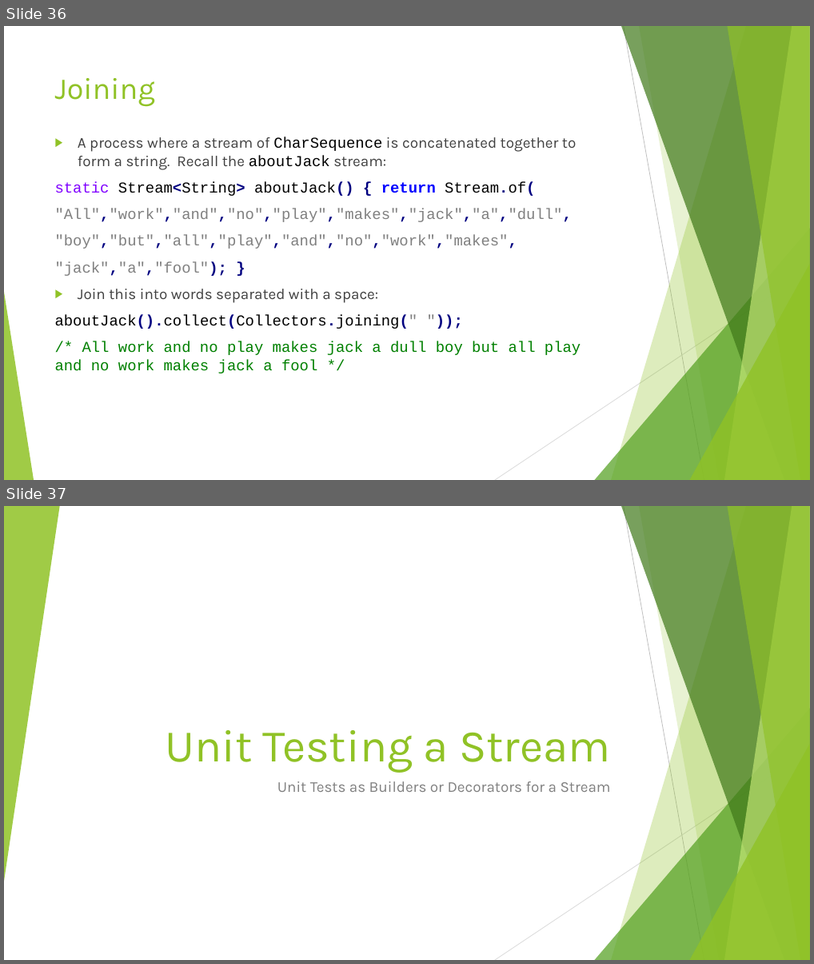
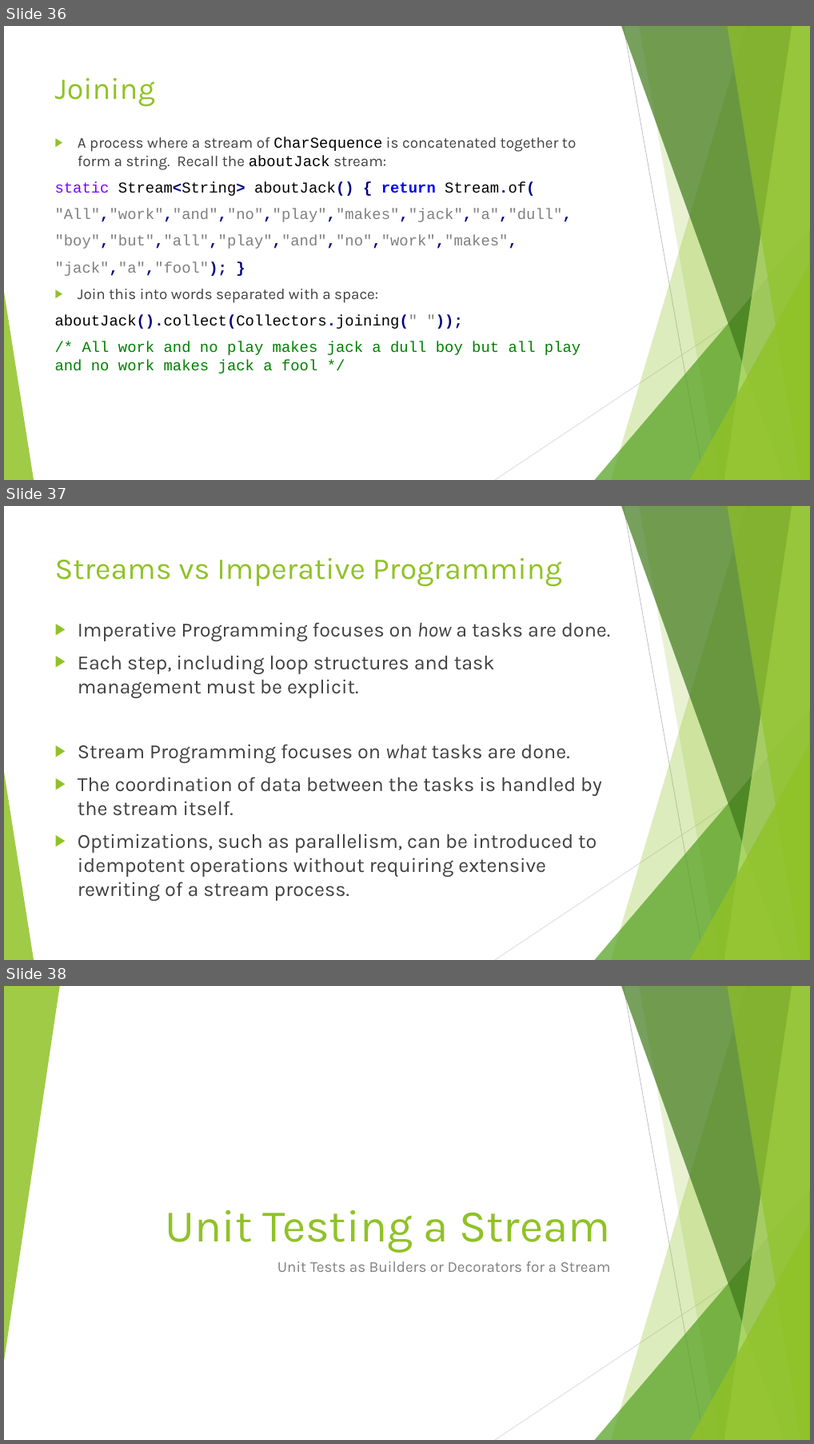
Before and after one commit to RichardRoda/2017-CodePaLOUsa-Lambda, a slide deck: Learning to Love the Lambda in the Stream.pptx. Shown one above the other, each under a label of ours: slides 36 and 37 before the commit, slides 36, 37 and 38 after it. The pictures are 814x964 and 814x1444 pixels, drawn with LibreOffice and Linux fonts; fonts in the diff are those of the drawing. Boxes give left, top, right and bottom in pixels: in the first picture for what was removed or moved away, otherwise in the second. Text is boxed around its words. In the diff, an @@ line names an element or a change of style, - is before the commit and + after.

Commit message:
Add slide that contrasts how imperative focuses on how things are done versus functional streams which focus on what things are done.

```diff
--- a/Learning to Love the Lambda in the Stream.pptx
+++ b/Learning to Love the Lambda in the Stream.pptx
@@ slide 37 added at (4,506,810,960), background #FFFFFF; not listed: 10 template elements that a slide beside it also shows @@
@@ title added at (55,558,562,587), 36 pt, text #90C226 @@
+Streams vs Imperative Programming
@@ text added at (78,622,610,900), 24 pt, text #404040 @@
+▶ Imperative Programming focuses on how a tasks are done.
+▶ Each step, including loop structures and task management must be explicit.
+▶ Stream Programming focuses on what tasks are done.
+▶ The coordination of data between the tasks is handled by the stream itself.
+▶ Optimizations, such as parallelism, can be introduced to idempotent operations without requiring extensive rewriting of a stream process.
@@ what was slide 37 is now slide 38 @@
```
Also in this commit, not shown: 1 other file.
